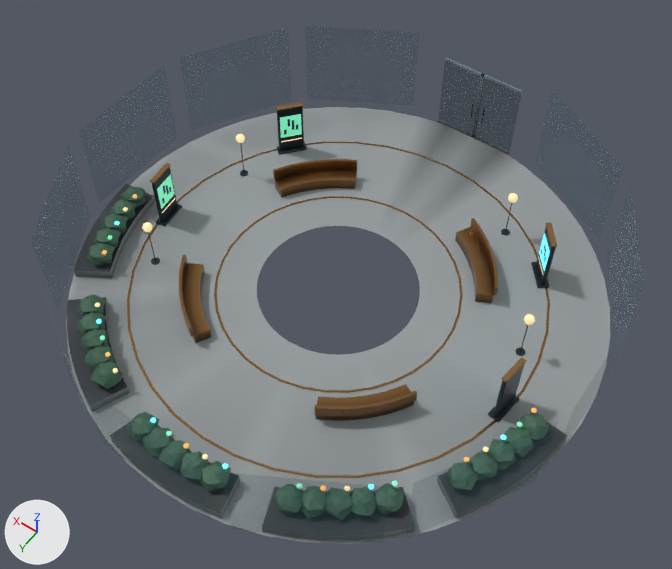
A saved change to the glTF model ui/3d/system-world/v3/lobby-graph.lod0.glb.
The view is the same before and after, from a 50 mm camera at (-11.19, 15.79, 25.78) aimed at (-0.43, 0.73, 2.12). Every picture has the same lights, and +X, +Y and +Z are marked at lower left. The older version comes first. Where no turn or scale is listed for an object, it has been applied to the vertices. Vertices at exactly the same position are counted once.

Before the edit, the objects in view are built like this:
```python
me_mesh_2 = bpy.data.meshes.new('Mesh_2')
me_mesh_2.from_pydata(...)  # 3973 vertices, 7028 faces; spans x 0.0..18.1, y -18.1..0.0, z 0.9..4.7
me_mesh_2.materials.append(mat_city_kerb)
me_mesh_2.materials.append(mat_city_bronze)
me_mesh_2.materials.append(mat_city_pane)
me_mesh_2.materials.append(mat_city_road)
me_mesh_2.materials.append(mat_city_leaf)
me_mesh_2.materials.append(mat_city_warm)
me_mesh_2.materials.append(mat_city_ivory)
me_mesh_2.materials.append(mat_city_cyan)
me_mesh_2.materials.append(mat_city_jade)
me_mesh_2.materials.append(mat_city_graphite)
ob_mesh_2 = bpy.data.objects.new('Mesh_2', me_mesh_2)
ob_mesh_2.location = (-9.05, 9.05, 0.0)
```
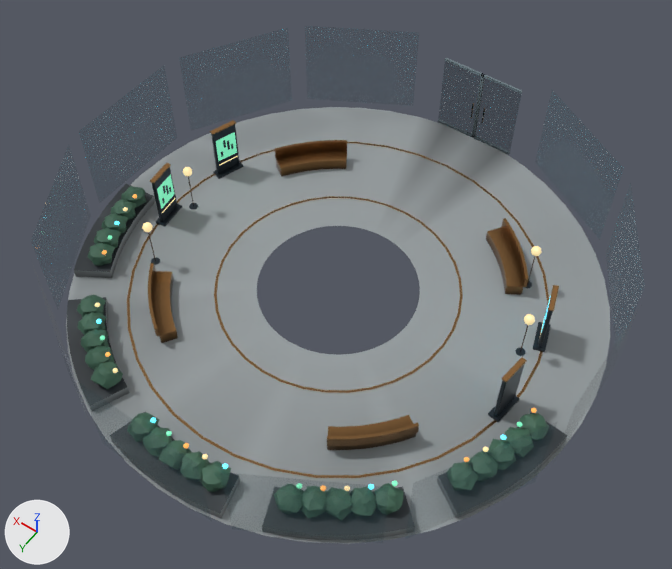
Pixel boxes [x1, y1, x2, y2] of what changed, in the pictures (672 x 569 px; the box of a moved part takes in the faces that stretch with it):
'Mesh_2', reshaped
    before: [66, 102, 610, 544]
    after: [66, 107, 610, 544]
part 1 of me_mesh_2, moved or reshaped
    before: [179, 255, 211, 343]
    after: [148, 263, 178, 343]
part 2 of me_mesh_2, moved or reshaped
    before: [315, 384, 417, 421]
    after: [327, 415, 419, 450]
part 3 of me_mesh_2, moved or reshaped
    before: [455, 218, 498, 303]
    after: [486, 218, 528, 295]
part 4 of me_mesh_2, moved or reshaped
    before: [273, 159, 357, 198]
    after: [274, 140, 347, 177]
part 5 of me_mesh_2, moved or reshaped
    before: [276, 102, 303, 110]
    after: [210, 120, 236, 135]
part 6 of me_mesh_2, moved or reshaped
    before: [240, 143, 244, 172]
    after: [188, 176, 194, 206]
part 7 of me_mesh_2, moved or reshaped
    before: [546, 223, 558, 247]
    after: [548, 285, 559, 311]
part 8 of me_mesh_2, moved or reshaped
    before: [505, 203, 512, 232]
    after: [527, 256, 535, 285]
part 9 of me_mesh_2, moved or reshaped
    before: [281, 138, 302, 142]
    after: [219, 156, 238, 166]
part 10 of me_mesh_2, moved or reshaped
    before: [236, 134, 245, 143]
    after: [183, 167, 192, 176]
part 11 of me_mesh_2, moved or reshaped
    before: [508, 193, 518, 203]
    after: [531, 246, 541, 256]
part 12 of me_mesh_2, moved or reshaped
    before: [539, 233, 550, 271]
    after: [541, 296, 551, 332]
part 13 of me_mesh_2, moved or reshaped
    before: [280, 114, 302, 138]
    after: [216, 132, 237, 161]
part 14 of me_mesh_2, moved or reshaped
    before: [276, 142, 307, 155]
    after: [213, 161, 243, 179]
part 15 of me_mesh_2, moved or reshaped
    before: [277, 106, 304, 150]
    after: [211, 124, 240, 174]
part 16 of me_mesh_2, moved or reshaped
    before: [240, 170, 248, 176]
    after: [189, 203, 198, 209]
part 17 of me_mesh_2, moved or reshaped
    before: [531, 262, 550, 288]
    after: [533, 322, 551, 352]
part 18 of me_mesh_2, moved or reshaped
    before: [536, 227, 556, 284]
    after: [538, 310, 553, 347]
part 19 of me_mesh_2, moved or reshaped
    before: [501, 229, 546, 263]
    after: [525, 281, 548, 324]

The change in detail:
me_mesh_2 has 3973 vertices, 7028 faces and spans x 0.0..18.1, y -18.1..0.0, z 0.9..4.7.
me_mesh_2 is used by ob_mesh_2; location (-9.05, 9.05, 0.0).
me_mesh_2 part 1: the loose piece of 63 vertices spanning x 11.2..13.7, y -6.9..-4.4, z 0.9..1.8 is scaled about its middle by (0.891, 0.891, 1), then moved by (0.7, 0.7, 0.0).
me_mesh_2 part 2: the loose piece of 63 vertices spanning x 4.4..6.9, y -6.9..-4.4, z 0.9..1.8 is scaled about its middle by (0.891, 0.891, 1), then moved by (-0.7, 0.7, 0.0).
me_mesh_2 part 3: the loose piece of 63 vertices spanning x 4.4..6.9, y -13.7..-11.2, z 0.9..1.8 is scaled about its middle by (0.891, 0.891, 1), then moved by (-0.7, -0.7, 0.0).
me_mesh_2 part 4: the loose piece of 63 vertices spanning x 11.2..13.7, y -13.7..-11.2, z 0.9..1.8 is scaled about its middle by (0.891, 0.891, 1), then moved by (0.7, -0.7, 0.0).
me_mesh_2 part 5: the loose piece of 24 vertices spanning x 14.0..14.7, y -13.9..-13.0, z 3.0..3.1 is scaled about its middle by (0.513, 1.22, 1), then moved by (1.2, 2.3, 0.0).
me_mesh_2 part 6: the loose piece of 12 vertices spanning x 15.0, y -11.4, z 0.9..2.6 is moved by (0.4, 2.4, 0.0).
me_mesh_2 part 7: the loose piece of 24 vertices spanning x 3.4..4.1, y -13.9..-13.0, z 3.0..3.1 is scaled about its middle by (0.513, 1.22, 1), then moved by (-1.2, 2.3, 0.0).
me_mesh_2 part 8: the loose piece of 12 vertices spanning x 5.6..5.7, y -14.5, z 0.9..2.6 is moved by (-1.8, 1.6, 0.0).
me_mesh_2 part 9: the loose piece of 8 vertices spanning x 14.1..14.6, y -13.7..-13.1, z 1.4..1.5 is scaled about its middle by (0.485, 1.23, 1), then moved by (1.2, 2.2, 0.0).
me_mesh_2 part 10: the loose piece of 52 vertices spanning x 14.9..15.2, y -11.5..-11.2, z 2.5..2.9 is moved by (0.4, 2.4, 0.0).
me_mesh_2 part 11: the loose piece of 52 vertices spanning x 5.5..5.8, y -14.6..-14.3, z 2.5..2.9 is moved by (-1.8, 1.6, 0.0).
me_mesh_2 part 12: the loose piece of 8 vertices spanning x 3.5..4.0, y -13.7..-13.1, z 1.6..2.6 is scaled about its middle by (0.485, 1.23, 1), then moved by (-1.2, 2.2, 0.0).
me_mesh_2 part 13: the loose piece of 8 vertices spanning x 14.1..14.6, y -13.7..-13.1, z 1.6..2.6 is scaled about its middle by (0.485, 1.23, 1), then moved by (1.2, 2.2, 0.0).
me_mesh_2 part 14: the loose piece of 24 vertices spanning x 13.9..14.9, y -14.0..-12.9, z 0.9..1.0 is turned 21.6 degrees about the z axis through its middle, then moved by (1.2, 2.3, 0.0).
me_mesh_2 part 15: the loose piece of 24 vertices spanning x 14.0..14.7, y -13.8..-13.1, z 1.0..3.0 is scaled about its middle by (0.498, 1.23, 1), then moved by (1.2, 2.3, 0.0).
me_mesh_2 part 16: the loose piece of 24 vertices spanning x 14.9..15.2, y -11.5..-11.2, z 0.9 is moved by (0.4, 2.4, 0.0).
me_mesh_2 part 17: the loose piece of 24 vertices spanning x 3.2..4.2, y -14.0..-12.9, z 0.9..1.0 is turned -21.6 degrees about the z axis through its middle, then moved by (-1.2, 2.3, 0.0).
me_mesh_2 part 18: the loose piece of 24 vertices spanning x 3.4..4.1, y -13.8..-13.1, z 1.0..3.0 is scaled about its middle by (0.498, 1.23, 1), then moved by (-1.2, 2.3, 0.0).
me_mesh_2 part 19: 48 of the vertices in x 3.6..5.8, y -14.6..-13.2, z 0.9..2.5 are scaled about their middle by (0.711, 1.53, 1), then moved by (-1.5, 1.9, 0.0).
